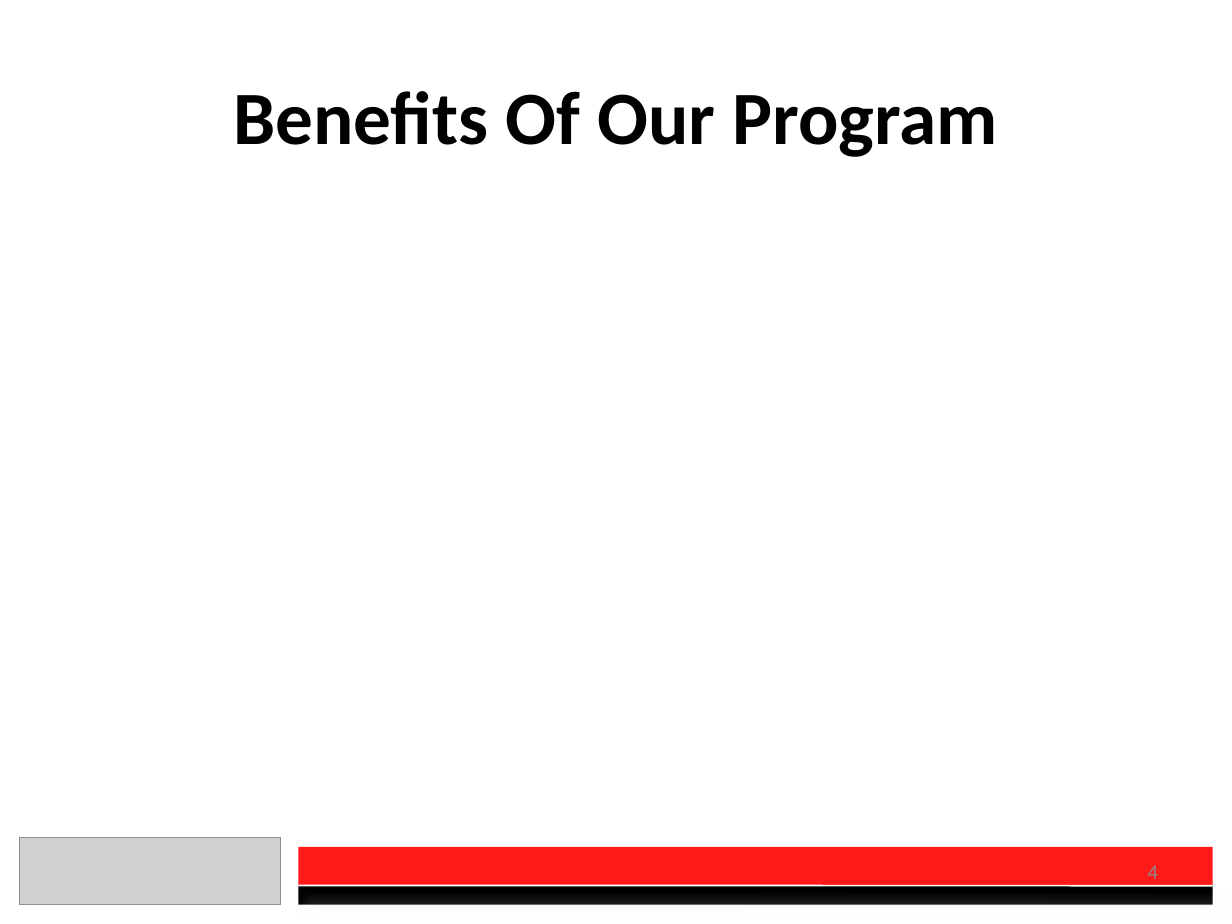
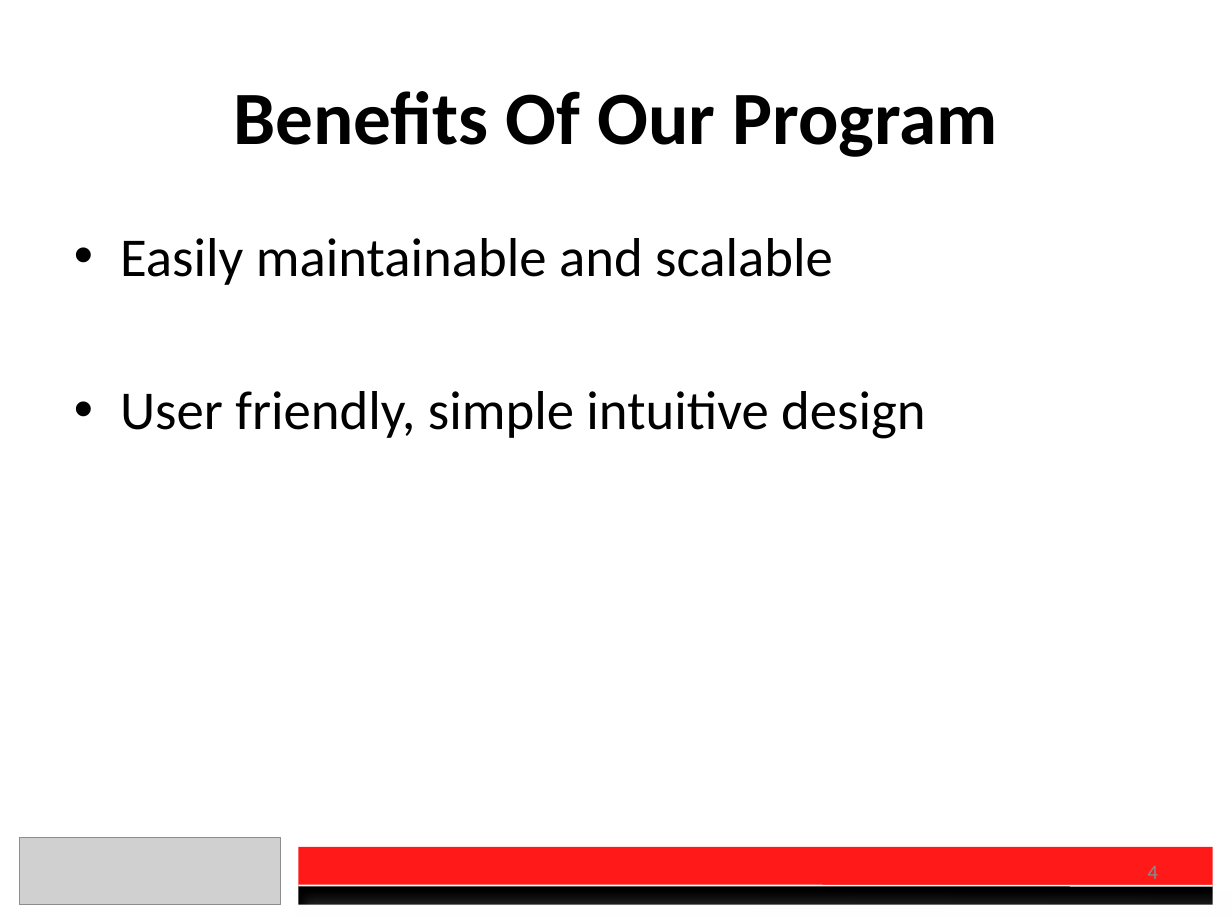
Before and after one commit to charberg/CEC2016, a slide deck: slide 4 of Presentation.pptx. Drawn at 1232x924 pixels with LibreOffice and Linux fonts; fonts in the diff are those of the drawing; grey boxes stand for pictures. Boxes give left, top, right and bottom in pixels: in the first picture for what was removed or moved away, otherwise in the second. Text is boxed around its words. In the diff, an @@ line names an element or a change of style, - is before the commit and + after.

```diff
--- a/Presentation.pptx
+++ b/Presentation.pptx
@@ text added at <box>120,238,925,439</box>, 32 pt, text #000000 @@
+• Easily maintainable and scalable
+• User friendly, simple intuitive design
```
Also in this commit, not shown: 2 other files.
